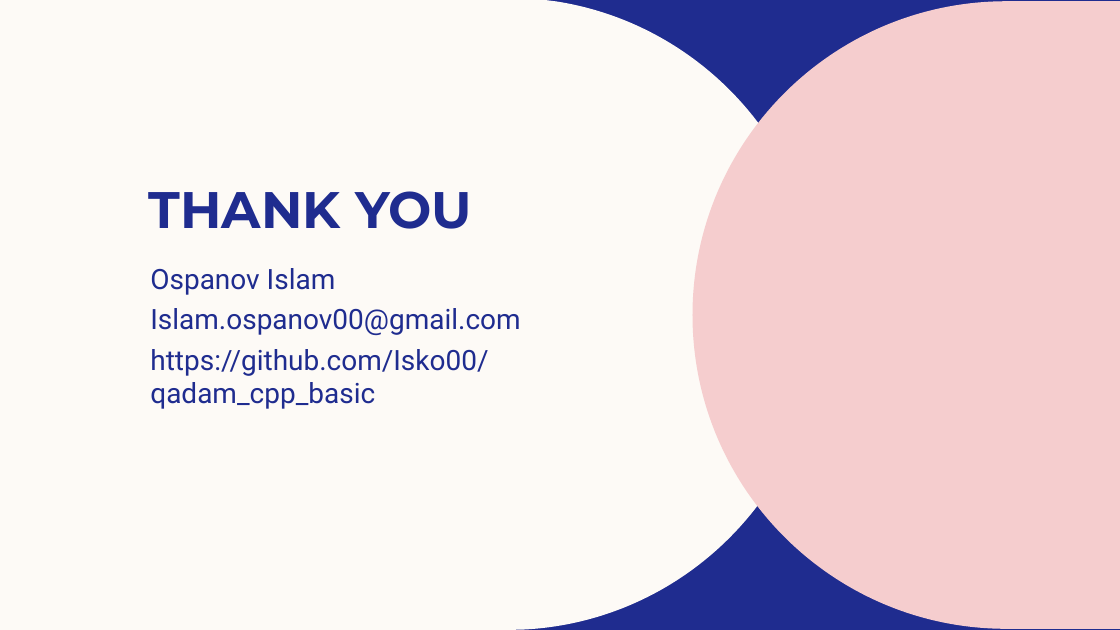
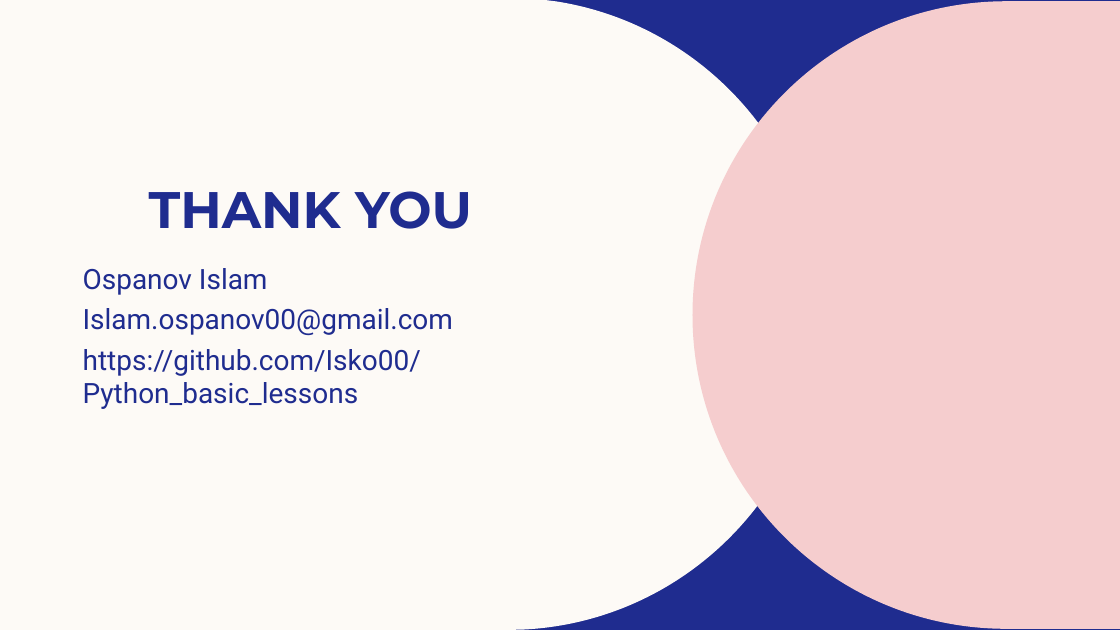
Before and after one commit to Isko00/Python_basic_lessons, a slide deck: slide 10 of 1_dataTypes/introduction.pptx (slide 11 before the commit). Drawn at 1120x630 pixels with LibreOffice and Linux fonts; fonts in the diff are those of the drawing; background and template pictures are left out. Boxes give left, top, right and bottom in pixels: in the first picture for what was removed or moved away, otherwise in the second. Text is boxed around its words. In the diff, an @@ line names an element or a change of style, - is before the commit and + after.

```diff
--- a/1_dataTypes/introduction.pptx
+++ b/1_dataTypes/introduction.pptx
@@ subtitle "Ospanov Islam": place and size @@
-subtitle "Ospanov Islam" at (150,268,520,409)
+subtitle "Ospanov Islam" at (83,268,453,409)
@@ subtitle at (83,349,421,409): text changed @@
-https://github.com/Isko00/qadam_cpp_basic
+https://github.com/Isko00/Python_basic_lessons
```
Also in this commit, not shown: 3 other slides changed, 1 slide added, 2 slides removed.
